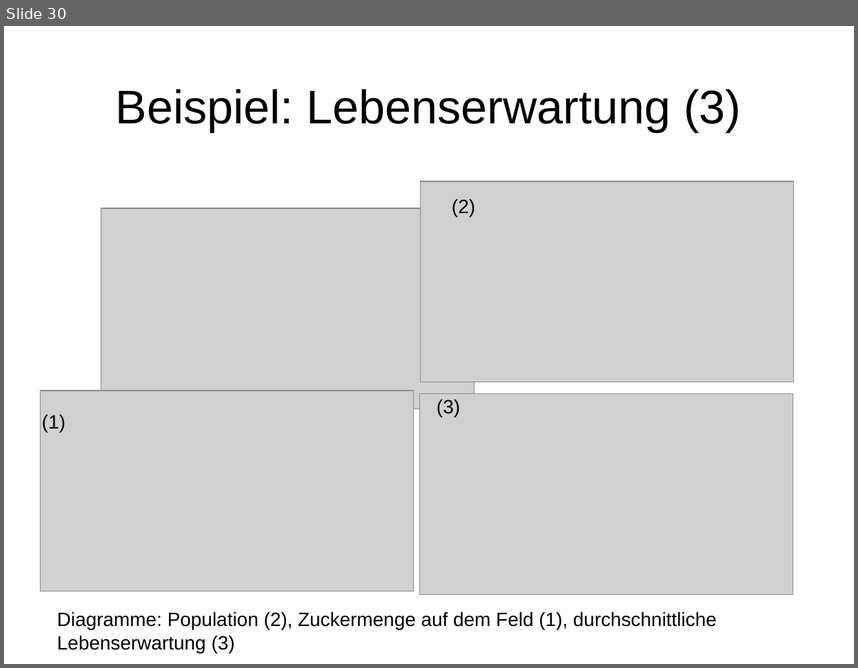
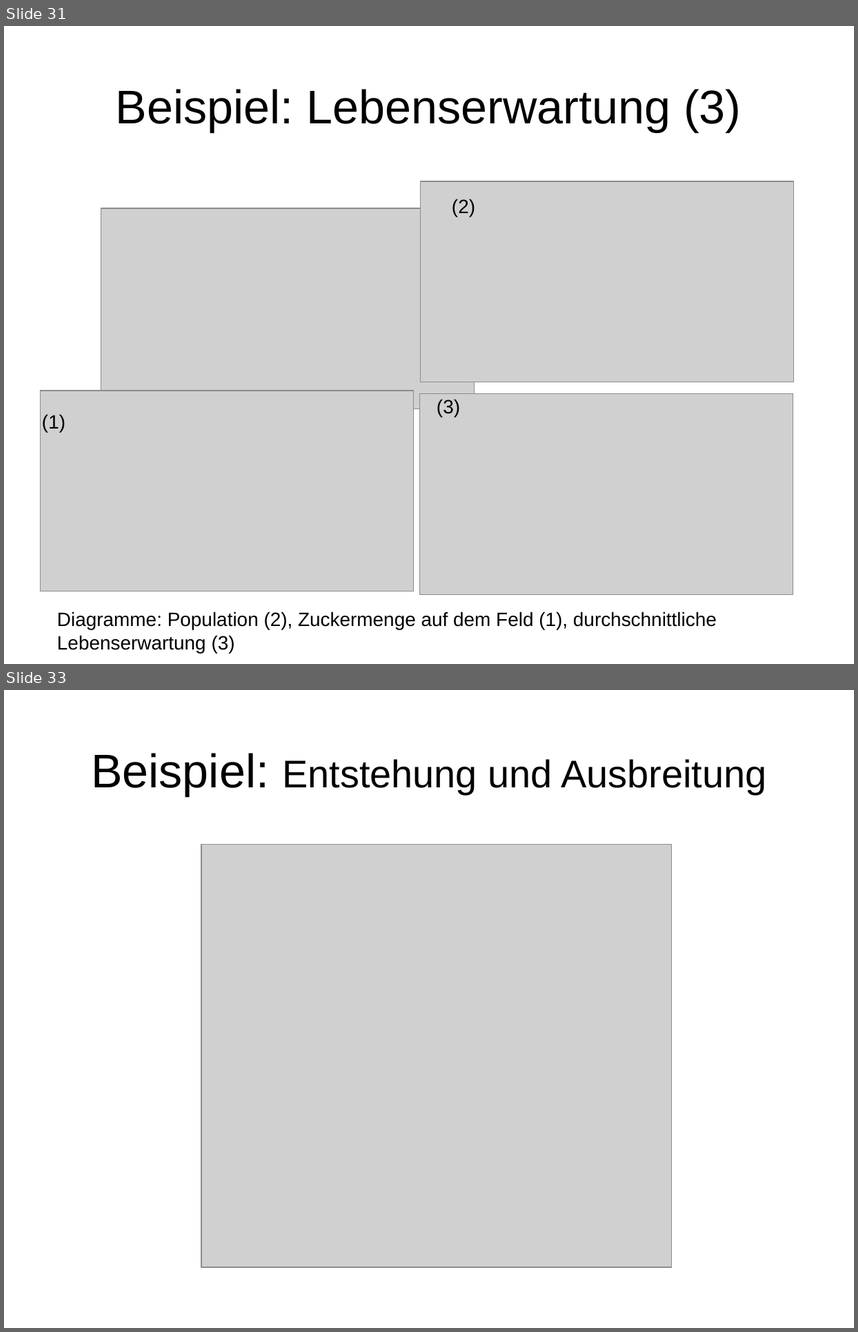
Before and after one commit to wsmirnow/Sugarscape, a slide deck: Presentation/Presentation.odp. Shown one above the other, each under a label of ours: slide 30 before the commit, slides 31 and 33 after it; the slides between them are not shown. The pictures are 858x668 and 858x1332 pixels, drawn with LibreOffice and Linux fonts; fonts in the diff are those of the drawing; grey boxes stand for pictures. Boxes give left, top, right and bottom in pixels: in the first picture for what was removed or moved away, otherwise in the second. Text is boxed around its words. In the diff, an @@ line names an element or a change of style, - is before the commit and + after.

Commit message:
Noch ein Video (Entstehung) hinzugefuegt

```diff
--- a/Presentation/Presentation.odp
+++ b/Presentation/Presentation.odp
@@ slide 33 added at [4, 690, 854, 1328], background #FFFFFF @@
@@ title added at [91, 753, 766, 796], 36 pt, text #000000 @@
+Beispiel: Entstehung und Ausbreitung
@@ picture added at [201, 845, 672, 1267] @@
@@ what was slide 30 is now slide 31 @@
```
Also in this commit, not shown: 1 slide changed, 2 other slides added, 2 slides removed, 2 other files.
